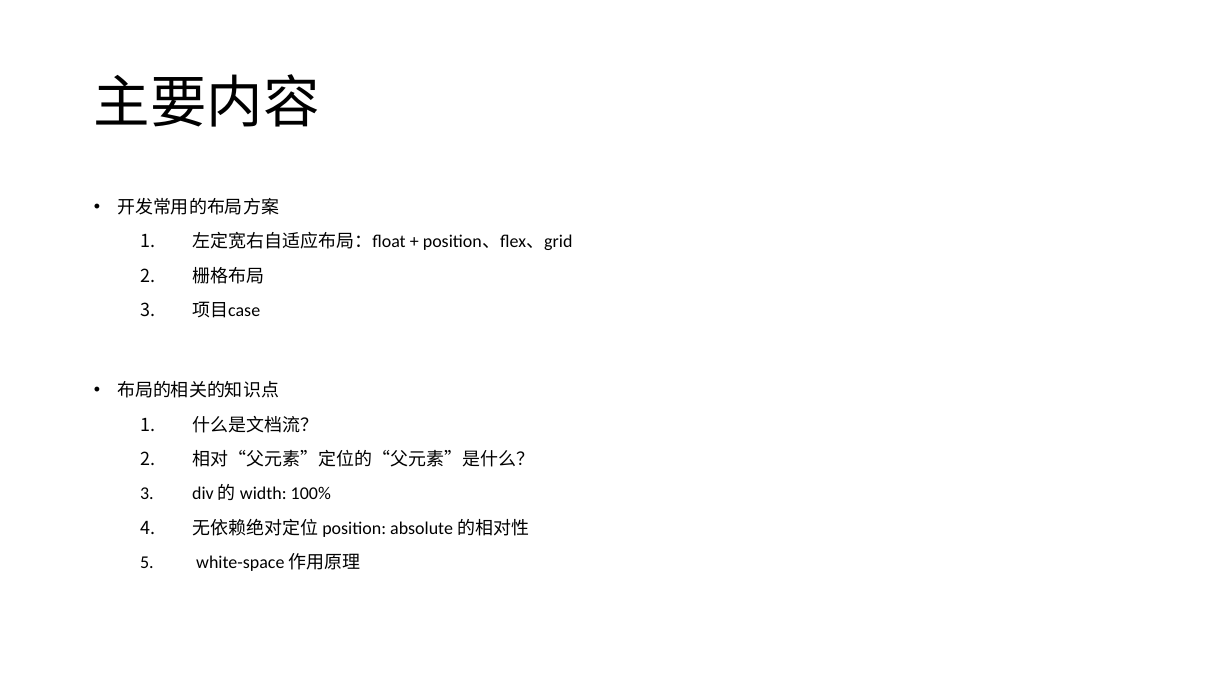
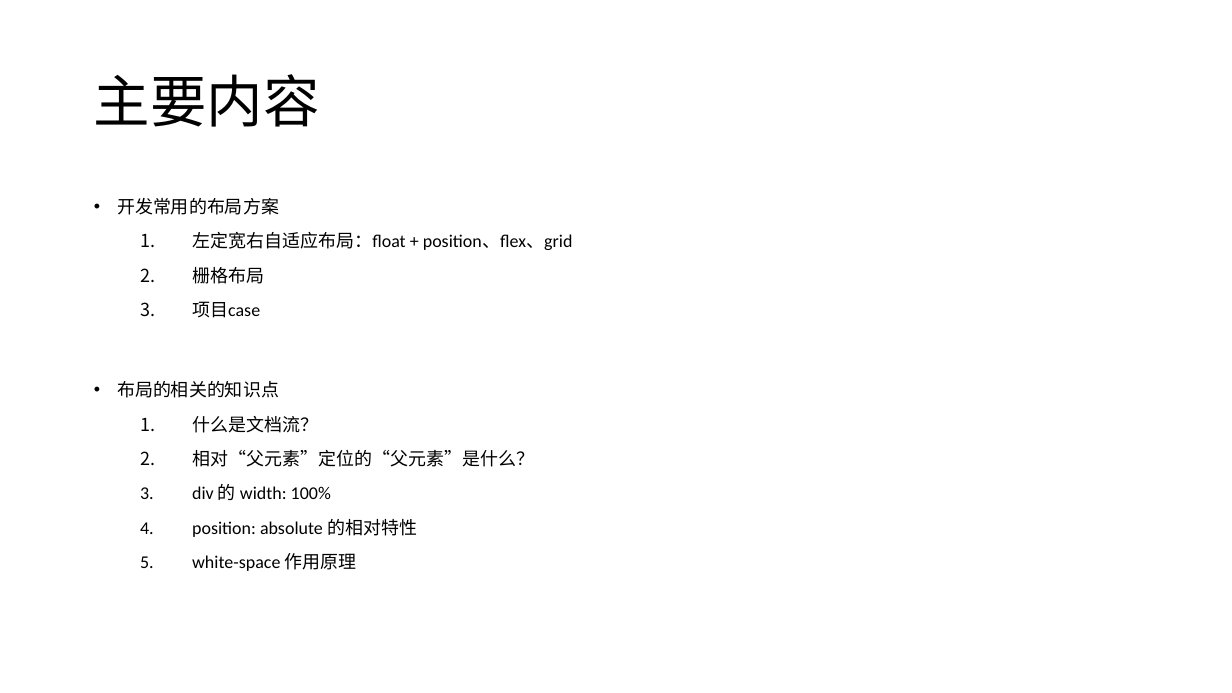
Before and after one commit to FBmm/Frontend-blog, a slide deck: slide 2 of CSS/css分享/css分享 - 布局.pptx. Drawn at 1232x693 pixels with LibreOffice and Linux fonts; fonts in the diff are those of the drawing. Boxes give left, top, right and bottom in pixels: in the first picture for what was removed or moved away, otherwise in the second. Text is boxed around its words. In the diff, an @@ line names an element or a change of style, - is before the commit and + after.

```diff
--- a/CSS/css分享/css分享 - 布局.pptx
+++ b/CSS/css分享/css分享 - 布局.pptx
@@ text at bbox=[192, 519, 417, 537]: text changed @@
-  4. 无依赖绝对定位 position: absolute 的相对性
+  4. position: absolute 的相对特性
```
Also in this commit, not shown: 2 other slides changed, 1 slide added, 2 other files.
